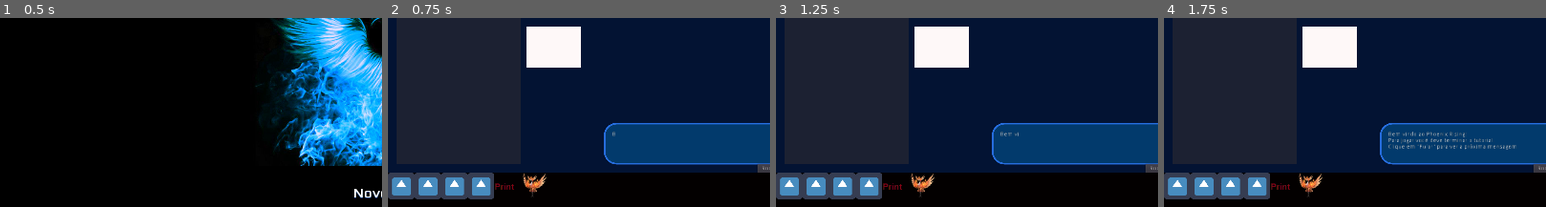
Above: before the commit, frames 1-4 (left to right).
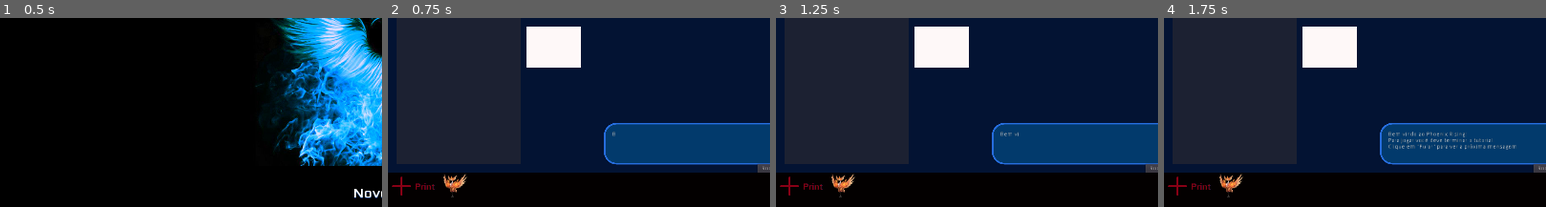
Above: after the commit, the same moments.

Repository: MateusdosAnjos/MAC0499
Game: Godot game, scene res://TelaInicial/TitleScreen.tscn
Same seed, same stepped clock (60 frames per second), same inputs: the game is played once before the commit and once after it.
Inputs:
- Up to frame 1 (0.5 s): no input
- Up to frame 2 (0.75 s): click "Novo Jogo" at 0.5 s
- Up to frame 3 (1.25 s): no input
- Up to frame 4 (1.75 s): click "Pular" at 1.25 s
The pictures show only the part of the screen within x 0-50%, y 38-88%; the shares and areas given below are measured in that part.

Frame 1 is identical in both runs. In frame 2, 4.3% of the frame differs, in the area x 0-42%, y 81-96%; in frame 3, 4.3%; in frame 4, 4.3%.

Commit message:
Adicionado comando de SOMA

Diff:
--- a/Phoenix Rising/Comportamentos/godot.gd
+++ /dev/null
@@ -1,8 +0,0 @@
-extends Node
-
-func _init():
-    pass
-
-func execute(input, arguments, player_answer):
-    player_answer.append('5')
-    return input
--- /dev/null
+++ b/Phoenix Rising/Comportamentos/soma.gd
@@ -0,0 +1,15 @@
+extends Node
+
+func _init():
+    pass
+
+func execute(input, arguments, player_answer):
+    arguments = arguments.split(", ")
+    if (arguments.size() < 2):
+        return null
+    if (arguments[0].is_valid_integer() and arguments[1].is_valid_integer()):
+        return (int(arguments[0]) + int(arguments[1]))
+    elif (arguments[0].is_valid_float() and arguments[1].is_valid_float()):
+        return (float(arguments[0]) + float(arguments[1]))
+    else:
+        return (arguments[0] + arguments[1])
--- a/Phoenix Rising/ItensDoJogo/Inventory.gd
+++ b/Phoenix Rising/ItensDoJogo/Inventory.gd
@@ -13,10 +13,7 @@
 var last_pos = Vector2()
 
 func _ready():
-    pickup_item("godot")
-    pickup_item("godot")
-    pickup_item("godot")
-    pickup_item("godot")
+    pickup_item("soma")
     pickup_item("print")
     pickup_item("phoenixE")
     containers[0] = grid
--- a/Phoenix Rising/ItensDoJogo/ItemDB.gd
+++ b/Phoenix Rising/ItensDoJogo/ItemDB.gd
@@ -3,10 +3,10 @@
 const ICON_PATH = "res://Acessorios/art/"
 const BEHAVIOR_PATH = "res://Comportamentos/"
 const ITEMS = {
-    "godot": {
-        "icon": ICON_PATH + "icon.png",
-        "help": "Icone da Godot para testes",
-        "codePath": BEHAVIOR_PATH + "godot.gd"
+    "soma": {
+        "icon": ICON_PATH + "soma.png",
+        "help": "Icone de soma",
+        "codePath": BEHAVIOR_PATH + "soma.gd"
     },
     "print": {
         "icon": ICON_PATH + "print.png",
Binary file added: Phoenix Rising/Acessorios/art/soma.png
Not shown, added: Phoenix Rising/Acessorios/art/soma.png.import
